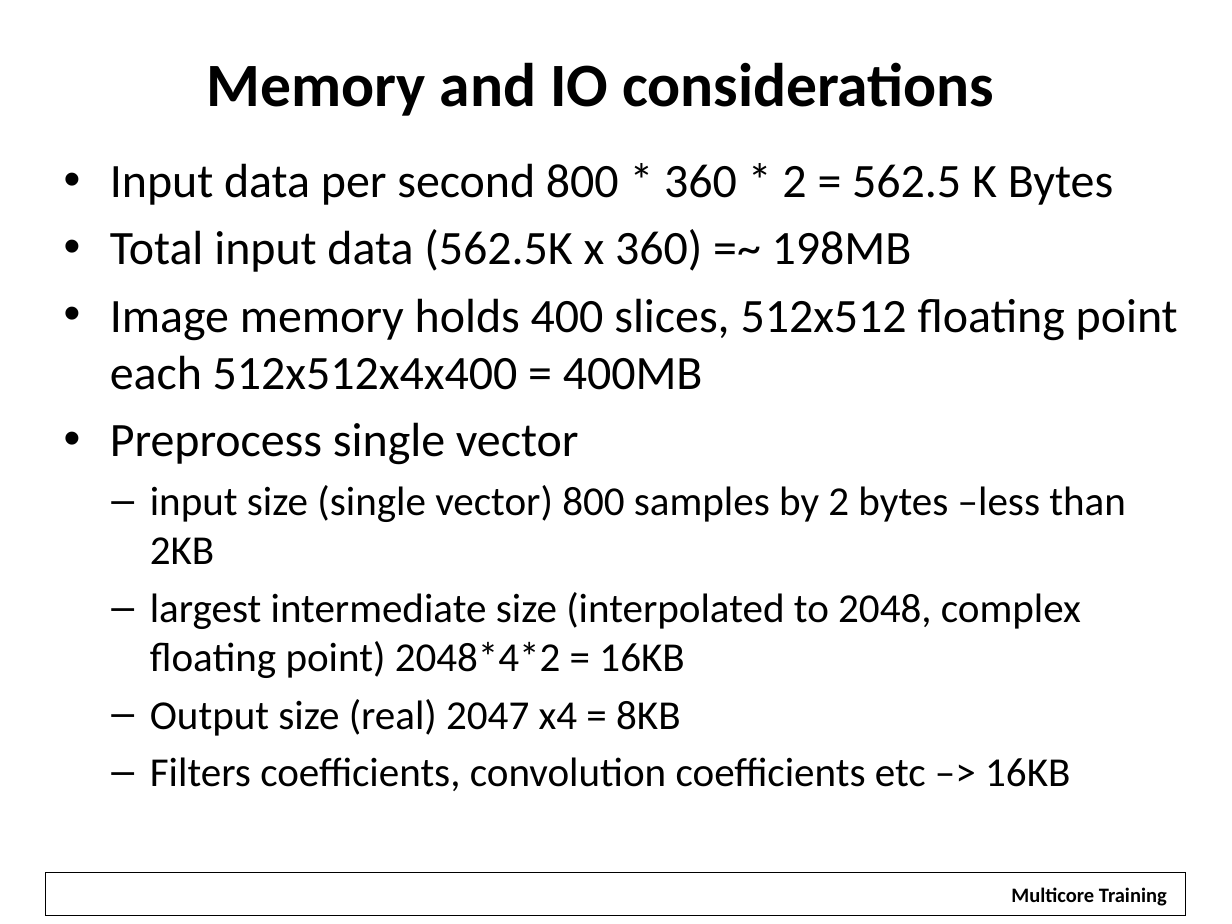
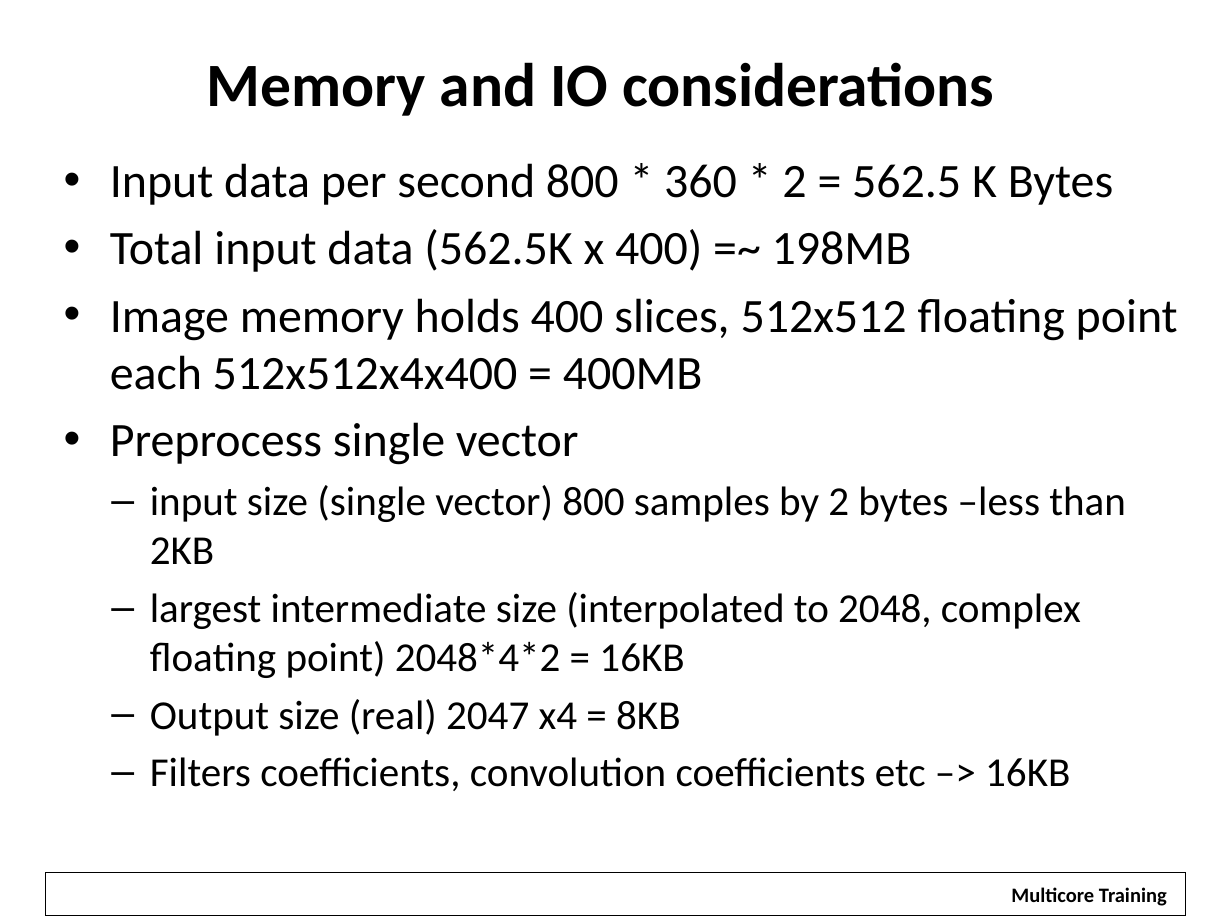
Before and after one commit to hari1989/keystone-workshop, a slide deck: slide 12 of preliminary/Working/presentations/multicoreConsiderationArm.pptx. Drawn at 1232x924 pixels with LibreOffice and Linux fonts; fonts in the diff are those of the drawing; background and template pictures are left out. Boxes give left, top, right and bottom in pixels: in the first picture for what was removed or moved away, otherwise in the second. Text is boxed around its words. In the diff, an @@ line names an element or a change of style, - is before the commit and + after.

```diff
--- a/preliminary/Working/presentations/multicoreConsiderationArm.pptx
+++ b/preliminary/Working/presentations/multicoreConsiderationArm.pptx
@@ text at [110,229,912,272]: text changed @@
-• Total input data (562.5K x 360) =~ 198MB
+• Total input data (562.5K x 400) =~ 198MB
```
Also in this commit, not shown: 3 other slides changed.
